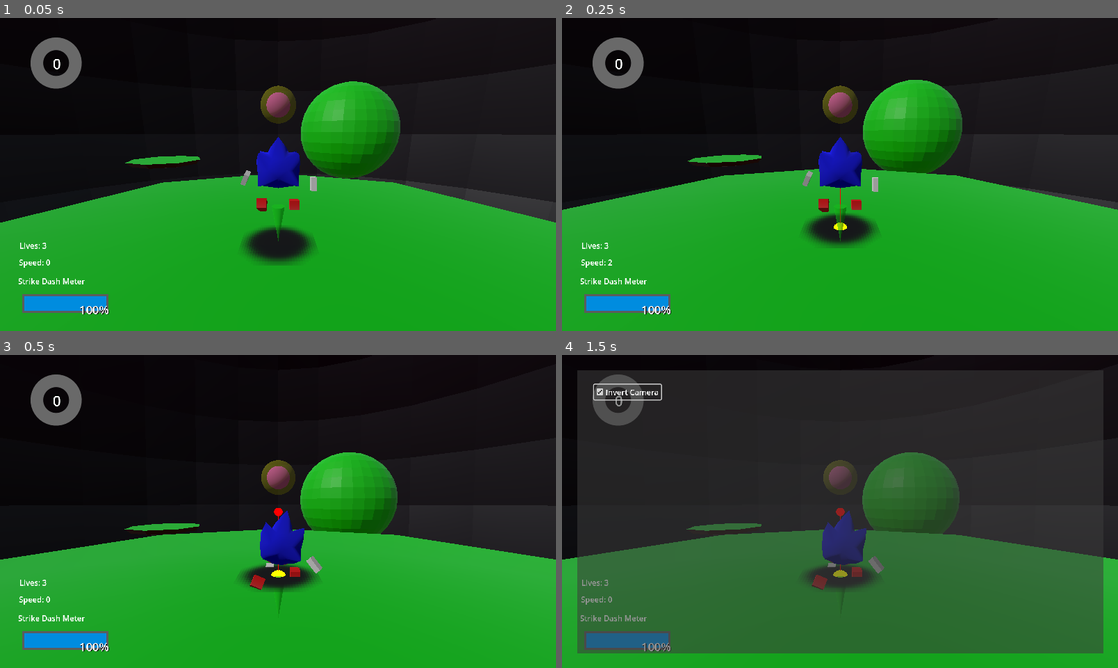
Above: before the commit, frames 1-4 (two rows, left to right).
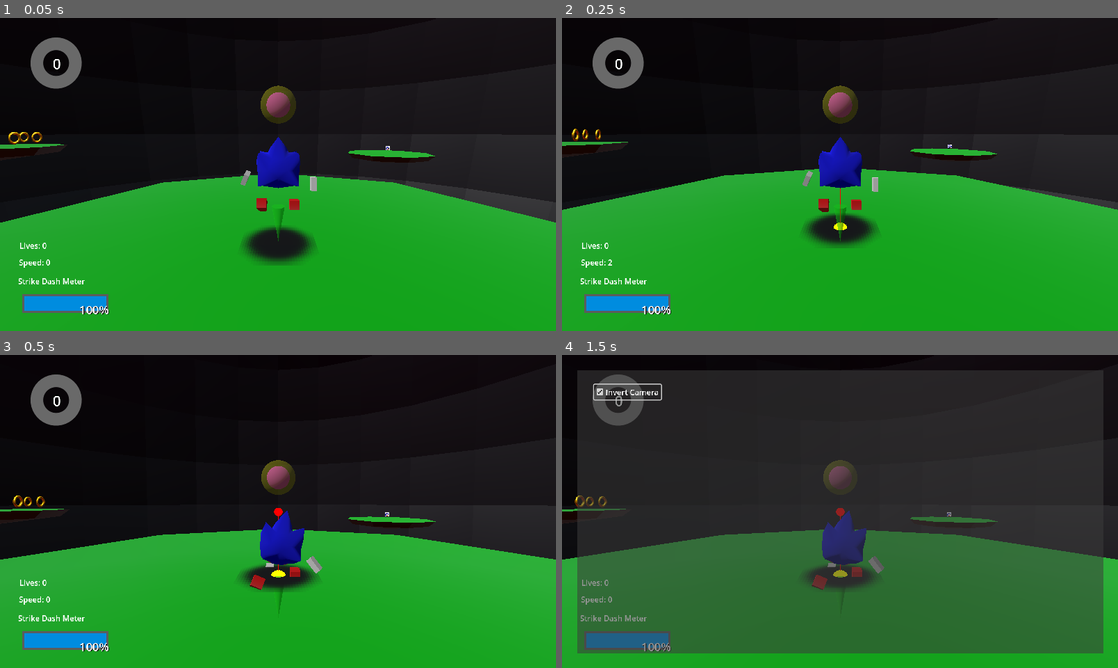
Above: after the commit, the same moments.

Repository: virattus/sonic-ringworlds-s1
Game: Godot game, scene res://scenes/ContinueSequence/ContinueSequence.tscn
The game is run twice, just before and just after one commit, with the same random seed, the same clock (stepped at 60 frames per second) and the same inputs. This scene is started directly instead of the project's main scene.
Inputs (mouse positions are in pixels of both pictures, inside the frame that each line leads up to):
- Up to frame 1 (0.05 s): no input
- Up to frame 2 (0.25 s): no input
- Up to frame 3 (0.5 s): no input
- Up to frame 4 (1.5 s): tap Enter (Pause) at 0.5 s; move the mouse to (962, 495) at 0.52 s; hold D (Move_Right) 0.53-1.25 s; tap Ctrl (Attack) at 0.6 s; click (962, 495) at 0.67 s; tap Space (Jump) at 0.77 s; click "Invert Camera" at 1.25 s

The runs differ from the first frame. In frame 1, 5.1% of the frame differs, in the area x 0-79%, y 20-74%; in frame 2, 4.9%; in frame 3, 4.4%; in frame 4, 4.1%.

Commit message:
spring and continue sequence fixes

Diff:
--- a/entities/Spring/Spring.gd
+++ b/entities/Spring/Spring.gd
@@ -10,6 +10,7 @@
 func _on_body_entered(body: Node3D) -> void:
 	$sndBounce.stop()
 	$sndBounce.play()
+	body.global_position = global_position
 	body.StateM.ChangeState("Jump", {
 		"JumpForce": SpringPower,
 		"IgnoreVel": ResetVelocity,
--- a/scenes/ContinueSequence/ContinueSequence.gd
+++ b/scenes/ContinueSequence/ContinueSequence.gd
@@ -21,7 +21,7 @@
 
 func _ready() -> void:
 	Globals.RingCount = 0
-	Globals.LivesCount = 3
+	Globals.LivesCount = 0
 
 	CreatePlatforms(Vector3.ZERO)
 
@@ -37,7 +37,7 @@
 		GeneratePlatform(startPoint)
 
 
-func GeneratePlatform(startPoint: Vector3) -> void:
+func GeneratePlatform(startPoint: Vector3, recursion := true) -> void:
 	var Direction: Vector3 = Vector3((randf() - 0.5) * 2.0, (randf() - 0.5) * 0.1, (randf() - 0.5) * 2.0).normalized()
 	var Distance: float = randf_range(MIN_PLATFORM_DIST, MAX_PLATFORM_DIST)
 
@@ -45,7 +45,8 @@
 	for i in Platforms.get_children():
 		if i.global_position.distance_to(FinalPosition) < PLATFORM_BETWEEN_MIN_DIST:
 			#keep platforms from spawning inside each other
-			return GeneratePlatform(startPoint)
+			if recursion:
+				return GeneratePlatform(startPoint, false)
 
 
 	var platformID: int = randi() % PlatformScenes.size()
--- a/scenes/ContinueSequence/ContinueSequence.tscn
+++ b/scenes/ContinueSequence/ContinueSequence.tscn
@@ -15,14 +15,14 @@
 transform = Transform3D(1, 0, 0, 0, 1, 0, 0, 0, 1, 0, 1.17745, 0)
 
 [node name="Skeleton3D" parent="Sonic/CharacterMesh/SonicModel/Armature" index="0"]
-bones/1/position = Vector3(6.80362e-09, 0.58909, 2.96398)
-bones/2/position = Vector3(-5.13685, 0.327273, 2.97956)
-bones/2/rotation = Quaternion(2.70195e-08, -0.807958, 0.58924, -3.40539e-08)
+bones/1/position = Vector3(1.88609e-08, 0.215743, 3.00578)
+bones/2/position = Vector3(-5.13685, 0.119857, 3.47993)
+bones/2/rotation = Quaternion(3.26143e-08, -0.746127, 0.665804, -2.91032e-08)
 bones/3/position = Vector3(-2.48036, 1.78814e-07, 1.32379)
-bones/4/position = Vector3(5.13685, 0.327273, 2.97956)
-bones/4/rotation = Quaternion(2.70195e-08, -0.807958, 0.58924, -3.40539e-08)
+bones/4/position = Vector3(5.13685, 0.119857, 3.47993)
+bones/4/rotation = Quaternion(3.26143e-08, -0.746127, 0.665804, -2.91032e-08)
 bones/5/position = Vector3(2.48036, 1.78814e-07, 1.32379)
-bones/6/position = Vector3(6.80362e-09, 0.58909, 5.20293)
+bones/6/position = Vector3(1.88609e-08, 0.215743, 5.24473)
 
 [node name="Platform1" parent="." index="3" instance=ExtResource("3_3ampg")]
 
--- a/scenes/MovementTesting/MovementTesting.tscn
+++ b/scenes/MovementTesting/MovementTesting.tscn
@@ -21,14 +21,14 @@
 transform = Transform3D(1, 0, 0, 0, 1, 0, 0, 0, 1, 0, 5.23502, 0)
 
 [node name="Skeleton3D" parent="Sonic/CharacterMesh/SonicModel/Armature" index="0"]
-bones/1/position = Vector3(2.72496e-08, 0.58909, 2.96398)
-bones/2/position = Vector3(-5.13685, 0.327273, 2.97956)
-bones/2/rotation = Quaternion(3.08151e-08, -0.807958, 0.58924, -3.02583e-08)
+bones/1/position = Vector3(-1.24265e-08, 0.449713, 2.97958)
+bones/2/position = Vector3(-5.13685, 0.249841, 3.16636)
+bones/2/rotation = Quaternion(2.47224e-08, -0.785804, 0.618476, -3.66606e-08)
 bones/3/position = Vector3(-2.48036, 1.78814e-07, 1.32379)
-bones/4/position = Vector3(5.13685, 0.327273, 2.97956)
-bones/4/rotation = Quaternion(3.08151e-08, -0.807958, 0.58924, -3.02583e-08)
+bones/4/position = Vector3(5.13685, 0.249841, 3.16636)
+bones/4/rotation = Quaternion(2.47224e-08, -0.785804, 0.618476, -3.66606e-08)
 bones/5/position = Vector3(2.48036, 1.78814e-07, 1.32379)
-bones/6/position = Vector3(2.72496e-08, 0.58909, 5.20293)
+bones/6/position = Vector3(-1.24265e-08, 0.449713, 5.21854)
 
 [node name="KillBox" parent="." index="7"]
 transform = Transform3D(1, 0, 0, 0, 1, 0, 0, 0, 1, -36.7569, 0, 0)
